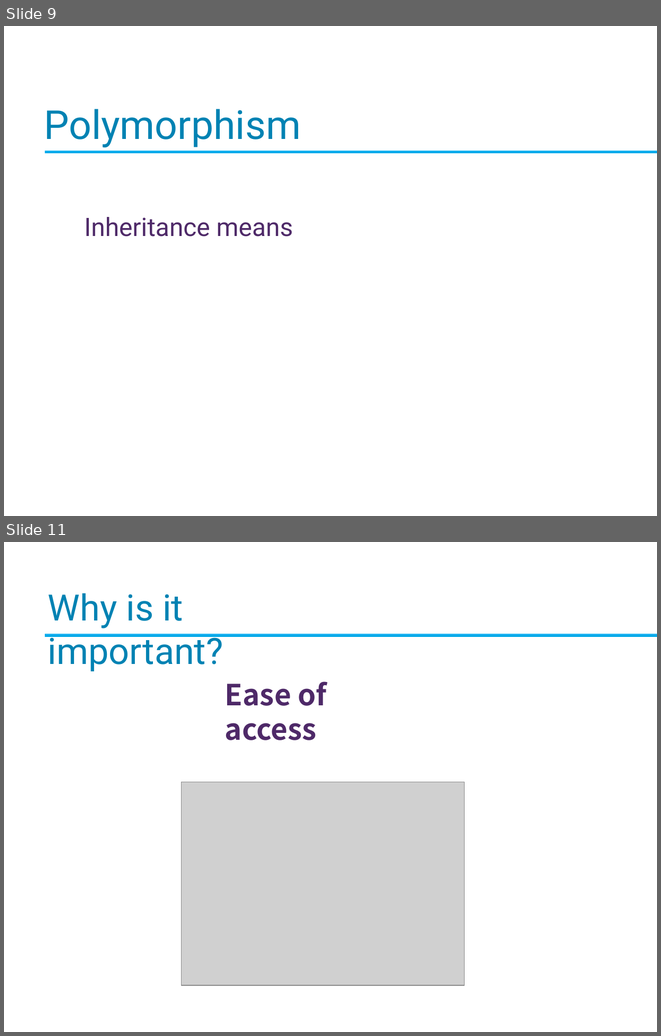
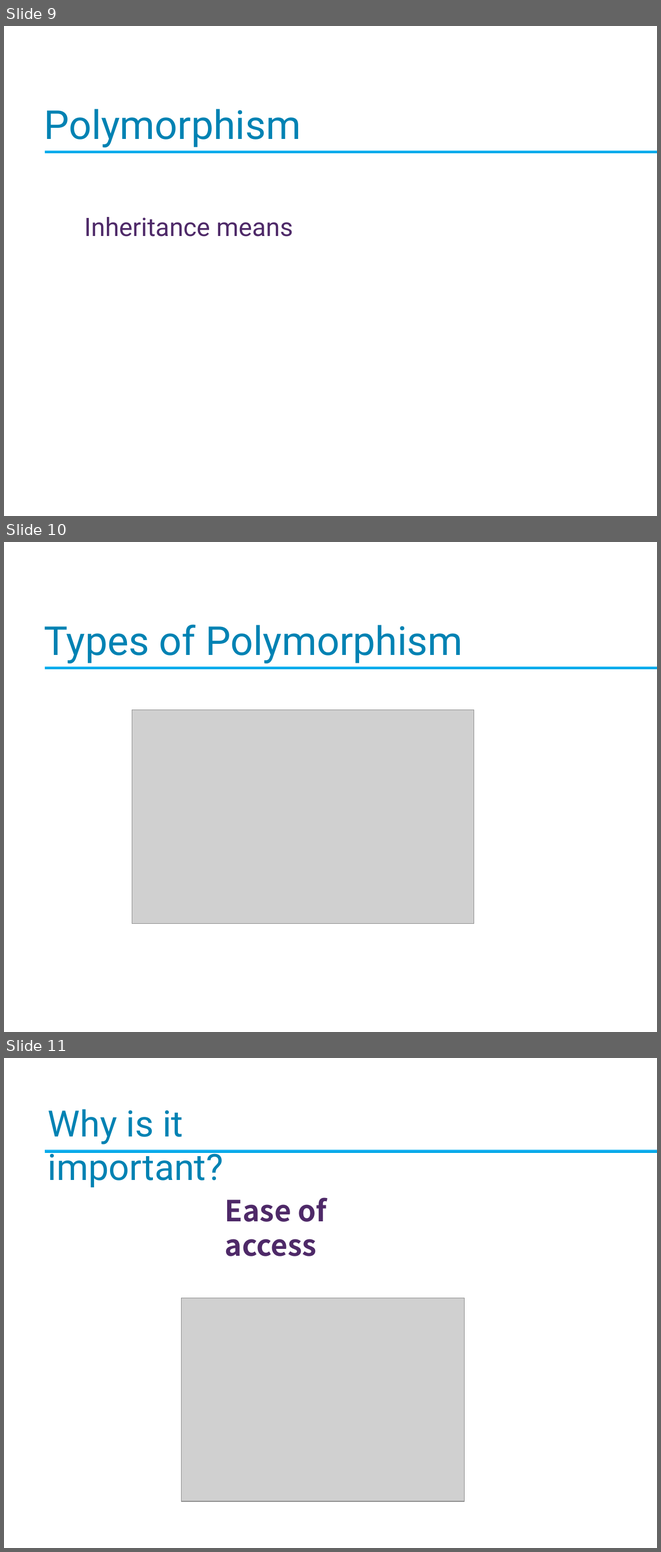
Before and after one commit to Imran4424/C-Plus-Plus-Object-Oriented, a slide deck: OOP.pptx. Shown one above the other, each under a label of ours: slides 9 and 11 before the commit, slides 9, 10 and 11 after it; the slides between them are not shown. The pictures are 661x1036 and 661x1552 pixels, drawn with LibreOffice and Linux fonts; fonts in the diff are those of the drawing; grey boxes stand for pictures; background and template pictures are left out. Boxes give left, top, right and bottom in pixels: in the first picture for what was removed or moved away, otherwise in the second. Text is boxed around its words. In the diff, an @@ line names an element or a change of style, - is before the commit and + after.

```diff
--- a/OOP.pptx
+++ b/OOP.pptx
@@ slide 10 added at [4, 542, 657, 1032], background picture (left out) @@
@@ text added at [44, 624, 462, 663], 44 pt, text #0083B3 @@
+Types of Polymorphism
@@ rectangle added at [45, 667, 657, 669], fill gradient #4BB7F4 to #00AEEF to #009BD4, outline #00AEEF 0.5 pt @@
@@ picture added at [132, 710, 474, 923] @@
```
Also in this commit, not shown: 1 slide changed, 1 slide removed.
